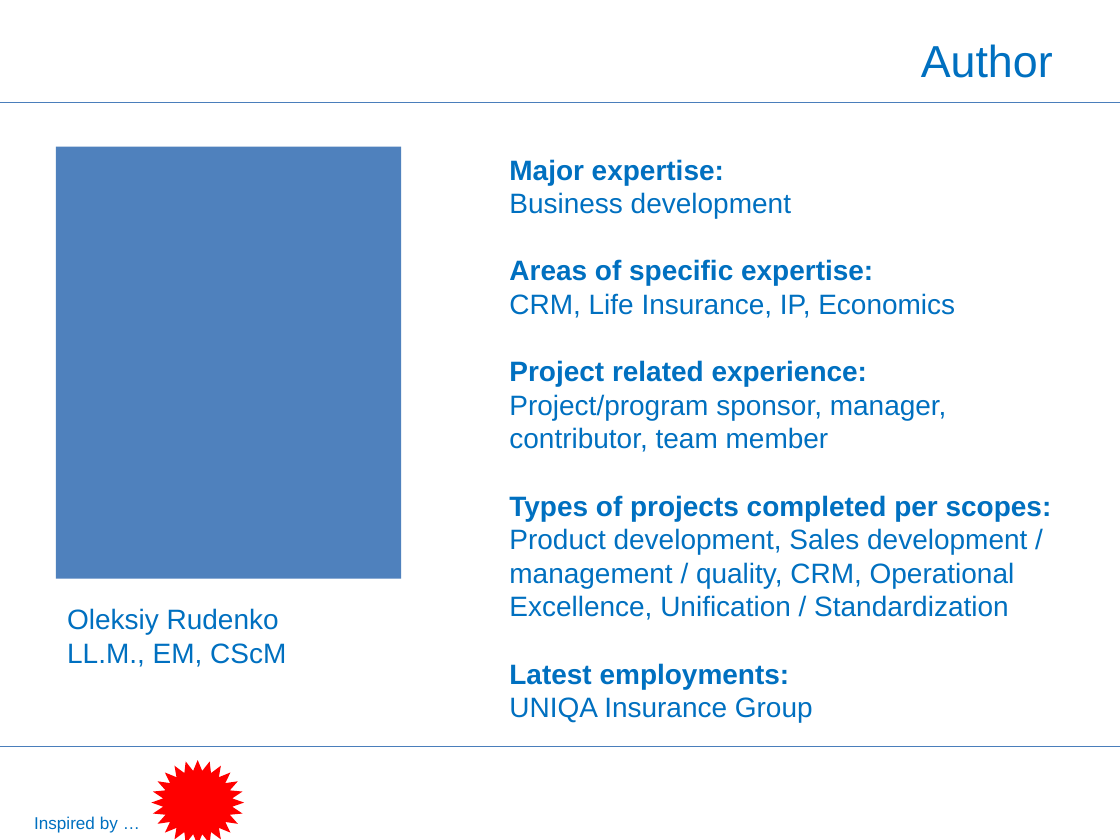
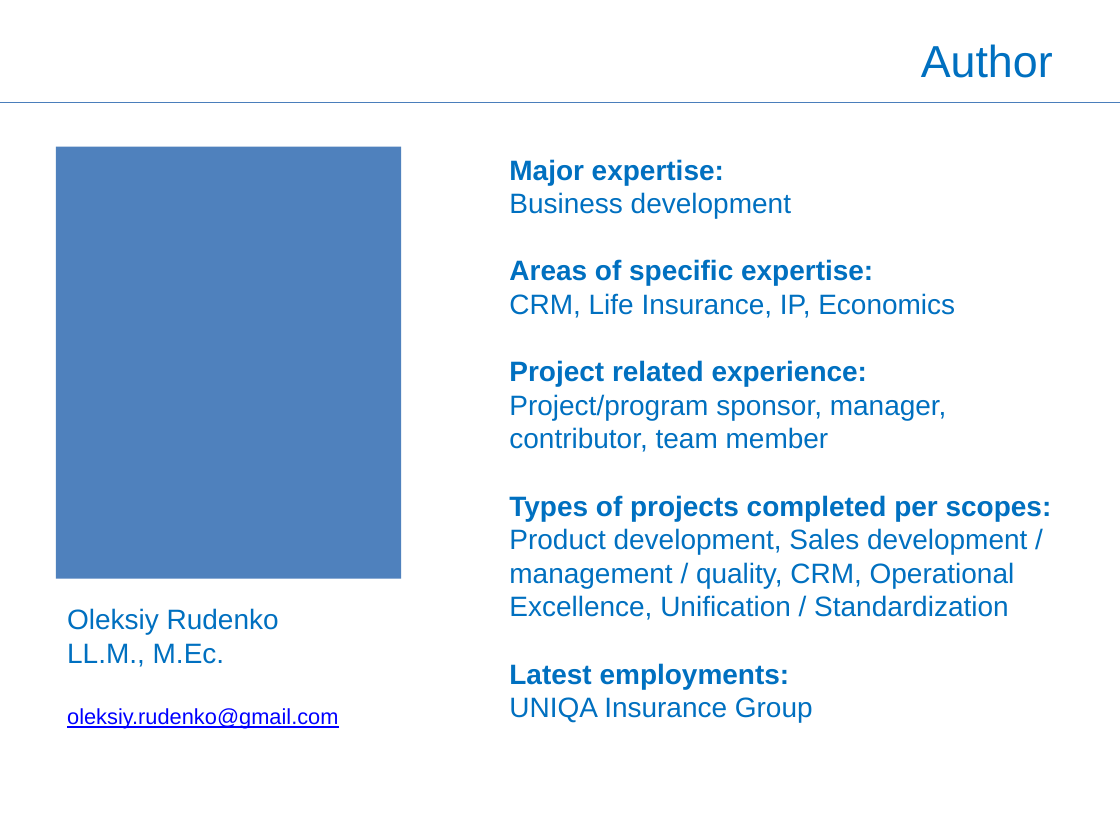
Before and after one commit to OleksiyRudenko/_under-development, a slide deck: slide 2 of PM.overview/PMBoK 5 Brief Overview -- Oleksiy Rudenko -- 150412.pptx. Drawn at 1120x840 pixels with LibreOffice and Linux fonts; fonts in the diff are those of the drawing. Boxes give left, top, right and bottom in pixels: in the first picture for what was removed or moved away, otherwise in the second. Text is boxed around its words. In the diff, an @@ line names an element or a change of style, - is before the commit and + after.

```diff
--- a/PM.overview/PMBoK 5 Brief Overview -- Oleksiy Rudenko -- 150412.pptx
+++ b/PM.overview/PMBoK 5 Brief Overview -- Oleksiy Rudenko -- 150412.pptx
@@ text at [67, 643, 338, 729]: text changed; size 18 to 14 pt; text colour #0070C0 to #0000FF @@
-LL.M., EM, CScM
+LL.M., M.Ec.
+oleksiy.rudenko@gmail.com
@@ line removed from (0, 746) to (1120, 746) @@
@@ star removed at [151, 760, 244, 840] @@
@@ text removed at [34, 816, 118, 833] @@
-Inspired by …
```
Also in this commit, not shown: 1 other slide changed, 3 slides added, 2 other files.
